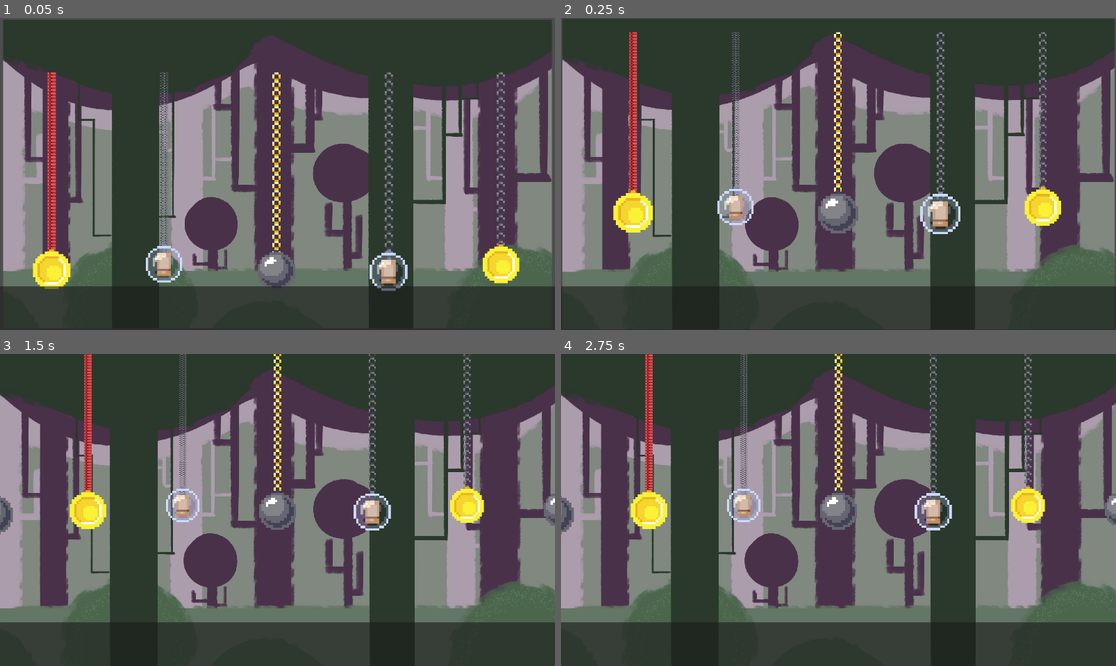
Above: before the commit, frames 1-4 (two rows, left to right).
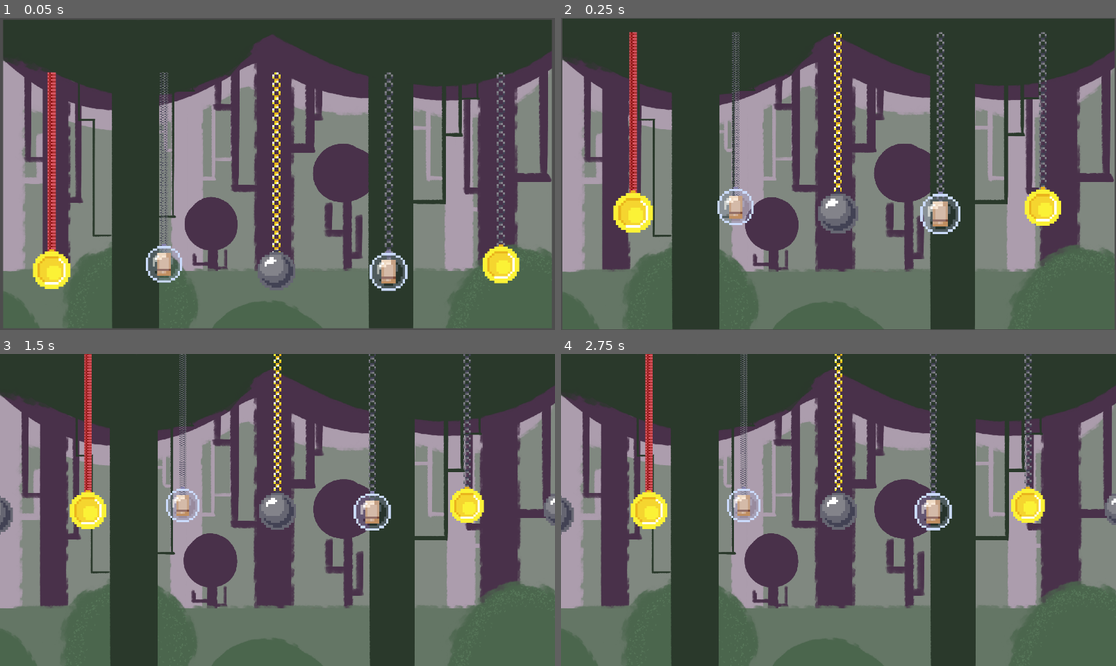
Above: after the commit, the same moments.

Repository: HEKEPOIU/gmtk_2024
Game: Godot game, scene res://scene/main.tscn
Same seed, same stepped clock (60 frames per second), same inputs: the game is played once before the commit and once after it.
Inputs (mouse positions are in pixels of both pictures, inside the frame that each line leads up to):
- Up to frame 1 (0.05 s): no input
- Up to frame 2 (0.25 s): no input
- Up to frame 3 (1.5 s): move the mouse to (399, 494) at 0.52 s; click (399, 494) at 0.6 s; move the mouse to (166, 525) at 1.27 s; click (166, 525) at 1.35 s
- Up to frame 4 (2.75 s): tap Enter at 2 s; move the mouse to (894, 441) at 2.02 s; click (894, 441) at 2.1 s

The runs differ from the first frame. In frame 1, 12% of the frame differs, in the area x 0-100%, y 85-100%; in frame 2, 12%; in frame 3, 12%; in frame 4, 12%.

Commit message:
Add background

Diff:
--- a/scene/main_ui.tscn
+++ b/scene/main_ui.tscn
@@ -1,12 +1,30 @@
-[gd_scene load_steps=4 format=3 uid="uid://mi0q0rdifude"]
+[gd_scene load_steps=10 format=3 uid="uid://mi0q0rdifude"]
 
 [ext_resource type="Script" path="res://src/ui/ui_main.gd" id="1_qae5q"]
-[ext_resource type="Texture2D" uid="uid://bitiokjb8qcl5" path="res://assets/background/masterpiece.jpg" id="2_c3yto"]
+[ext_resource type="Texture2D" uid="uid://dpdyyh44td88x" path="res://assets/background/none_sun_bg.png" id="2_u4ow2"]
+[ext_resource type="Texture2D" uid="uid://tms6rg16256w" path="res://assets/background/end.png" id="3_ktw8j"]
+[ext_resource type="Script" path="res://scene/path_follow_2d.gd" id="4_c0cnl"]
+[ext_resource type="Texture2D" uid="uid://2gvrludgbsxt" path="res://assets/background/sun.png" id="4_snu1x"]
 
 [sub_resource type="StyleBoxTexture" id="StyleBoxTexture_61unq"]
-texture = ExtResource("2_c3yto")
+texture = ExtResource("2_u4ow2")
+
+[sub_resource type="Curve2D" id="Curve2D_5l8vp"]
+bake_interval = 512.0
+_data = {
+"points": PackedVector2Array(0, 0, 0, 0, 86, 599, 0, 0, 0, 0, 725, 980, 0, 0, 0, 0, 1529, 813, 0, 0, 0, 0, 1798, 389, 0, 0, 0, 0, 1360, 125, 0, 0, 0, 0, 842, 59, 0, 0, 0, 0, 408, 226)
+}
+point_count = 7
+
+[sub_resource type="StyleBoxTexture" id="StyleBoxTexture_e2e8u"]
+texture = ExtResource("4_snu1x")
+
+[sub_resource type="StyleBoxTexture" id="StyleBoxTexture_t4qto"]
+texture = ExtResource("3_ktw8j")
+modulate_color = Color(0.92549, 0.698039, 0.490196, 1)
 
 [node name="Control" type="Control"]
+visible = false
 layout_mode = 3
 anchors_preset = 15
 anchor_right = 1.0
@@ -32,9 +50,32 @@
 alignment = 1
 
 [node name="EndBG" type="Panel" parent="."]
-visible = false
 layout_mode = 0
 offset_right = 1918.0
 offset_bottom = 1152.0
 mouse_filter = 2
 theme_override_styles/panel = SubResource("StyleBoxTexture_61unq")
+
+[node name="Path2D" type="Path2D" parent="."]
+curve = SubResource("Curve2D_5l8vp")
+
+[node name="PathFollow2D" type="PathFollow2D" parent="Path2D"]
+position = Vector2(324.365, 741.124)
+rotation = 0.537653
+progress = 285.27
+script = ExtResource("4_c0cnl")
+
+[node name="Panel2" type="Panel" parent="Path2D/PathFollow2D"]
+offset_left = 469.0
+offset_top = 269.0
+offset_right = 1699.0
+offset_bottom = 709.0
+rotation = -2.83744
+theme_override_styles/panel = SubResource("StyleBoxTexture_e2e8u")
+
+[node name="Panel" type="Panel" parent="Path2D/PathFollow2D"]
+offset_left = -27.9991
+offset_top = -503.839
+offset_right = 582.001
+offset_bottom = 106.161
+theme_override_styles/panel = SubResource("StyleBoxTexture_t4qto")
--- /dev/null
+++ b/scene/path_follow_2d.gd
@@ -0,0 +1,4 @@
+extends PathFollow2D
+
+func _process(delta: float) -> void:
+	progress_ratio += delta
Binary file added: assets/background/end.png
Not shown, added: assets/background/end.png.import
Binary file added: assets/background/none_sun_bg.png
Not shown, added: assets/background/none_sun_bg.png.import
Binary file added: assets/background/sun.png
Not shown, added: assets/background/sun.png.import
Not shown, added: assets/background/end.psd
Not shown, added: assets/end.psd
